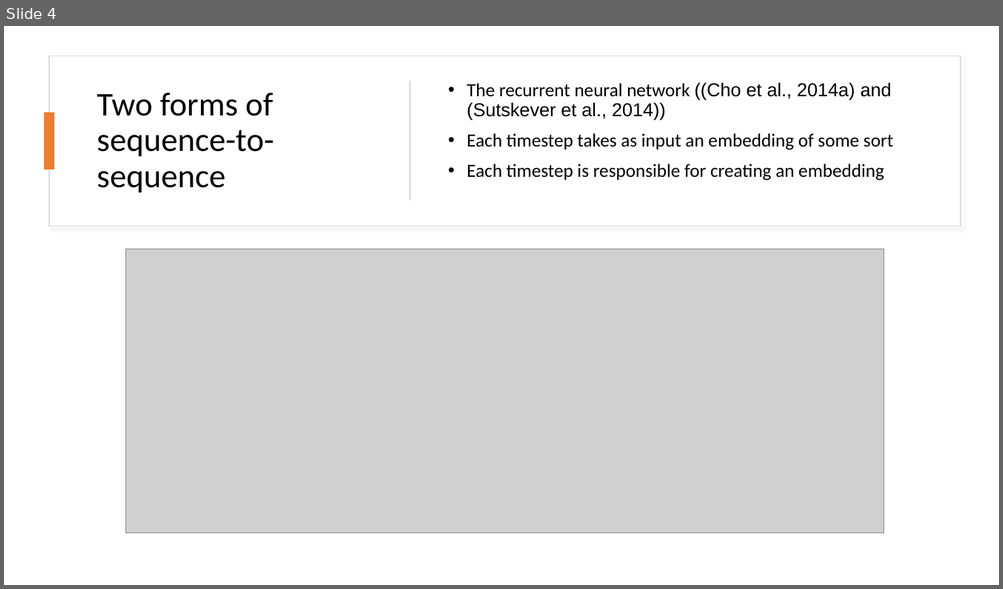
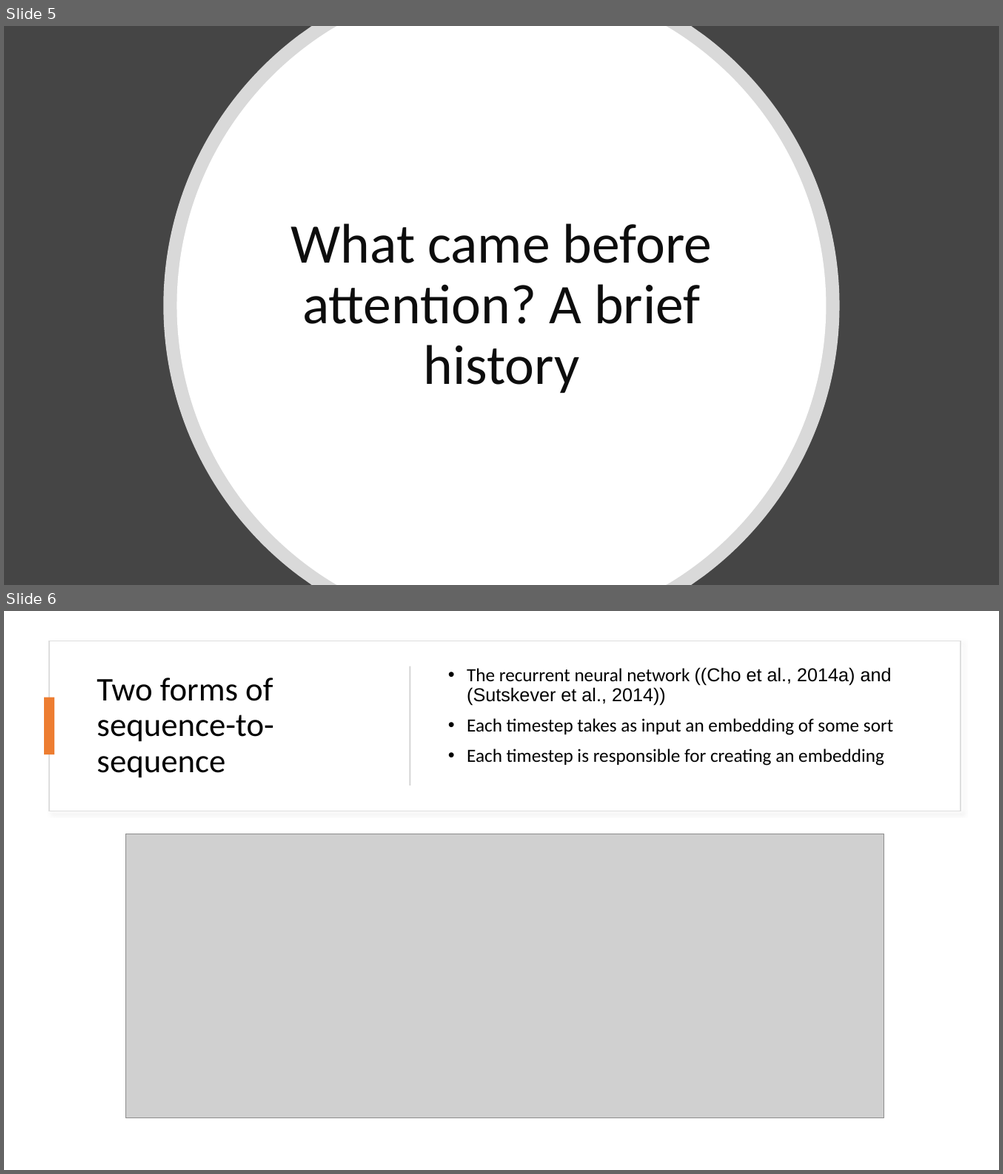
Before and after one commit to kwende/ml-meetup, a slide deck: benr/Attention.pptx. Shown one above the other, each under a label of ours: slide 4 before the commit, slides 5 and 6 after it. The pictures are 1003x589 and 1003x1174 pixels, drawn with LibreOffice and Linux fonts; fonts in the diff are those of the drawing; grey boxes stand for pictures. Boxes give left, top, right and bottom in pixels: in the first picture for what was removed or moved away, otherwise in the second. Text is boxed around its words. In the diff, an @@ line names an element or a change of style, - is before the commit and + after.

Commit message:
What was presented.

```diff
--- a/benr/Attention.pptx
+++ b/benr/Attention.pptx
@@ slide 5 added at (x1=4, y1=26, x2=999, y2=585), background #454545 @@
@@ freeform shape added at (x1=164, y1=26, x2=839, y2=585), fill #FFFFFF at 80% opacity @@
@@ freeform shape added at (x1=177, y1=26, x2=826, y2=585), fill #FFFFFF @@
@@ title added at (x1=291, y1=224, x2=711, y2=394), 54 pt, text #0D0D0D @@
+What came before attention? A brief history
@@ what was slide 4 is now slide 6 @@
```
Also in this commit, not shown: 4 slides changed, 1 other slide added.
